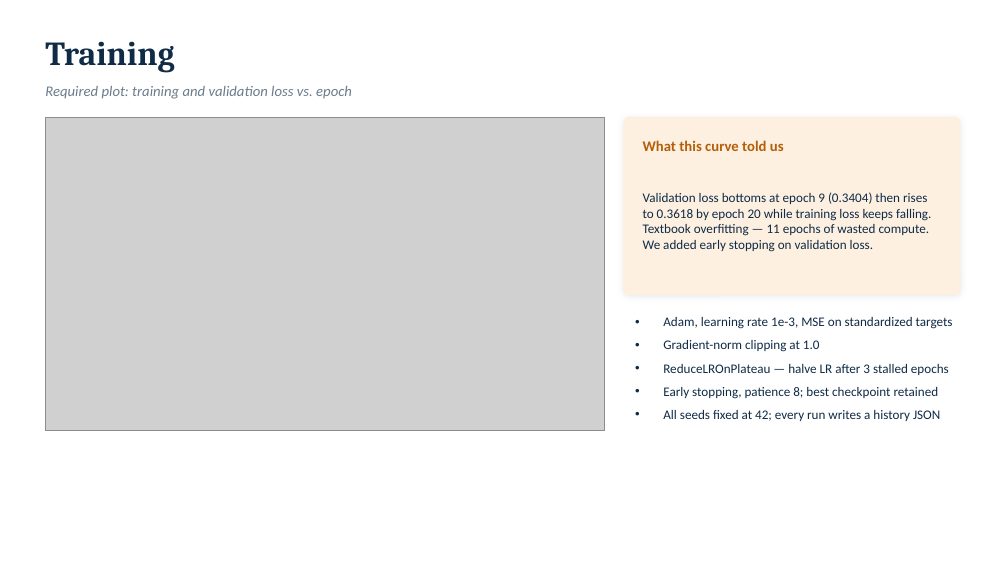
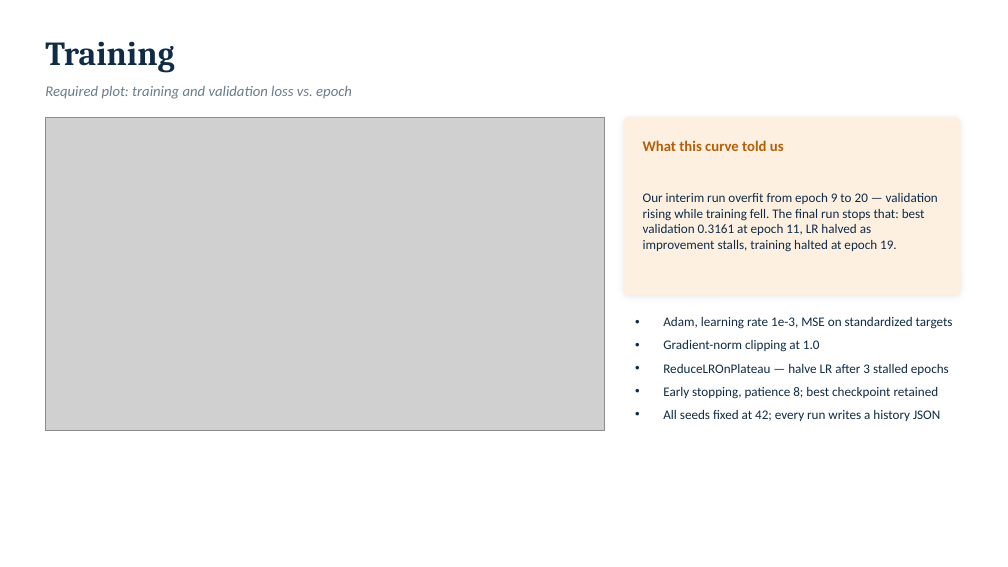
Before and after one commit to Ciaracam/612-Group-Project, a slide deck: slide 7 of presentation/MSML612_final_presentation.pptx. Drawn at 1008x567 pixels with LibreOffice and Linux fonts; fonts in the diff are those of the drawing; grey boxes stand for pictures. Boxes give left, top, right and bottom in pixels: in the first picture for what was removed or moved away, otherwise in the second. Text is boxed around its words. In the diff, an @@ line names an element or a change of style, - is before the commit and + after.

```diff
--- a/presentation/MSML612_final_presentation.pptx
+++ b/presentation/MSML612_final_presentation.pptx
@@ text at bbox=[643, 193, 938, 252]: text changed @@
-Validation loss bottoms at epoch 9 (0.3404) then rises to 0.3618 by epoch 20 while training loss keeps falling. Textbook overfitting — 11 epochs of wasted compute. We added early stopping on validation loss.
+Our interim run overfit from epoch 9 to 20 — validation rising while training fell. The final run stops that: best validation 0.3161 at epoch 11, LR halved as improvement stalls, training halted at epoch 19.
```
Also in this commit, not shown: 2 other slides changed, 21 other files.
